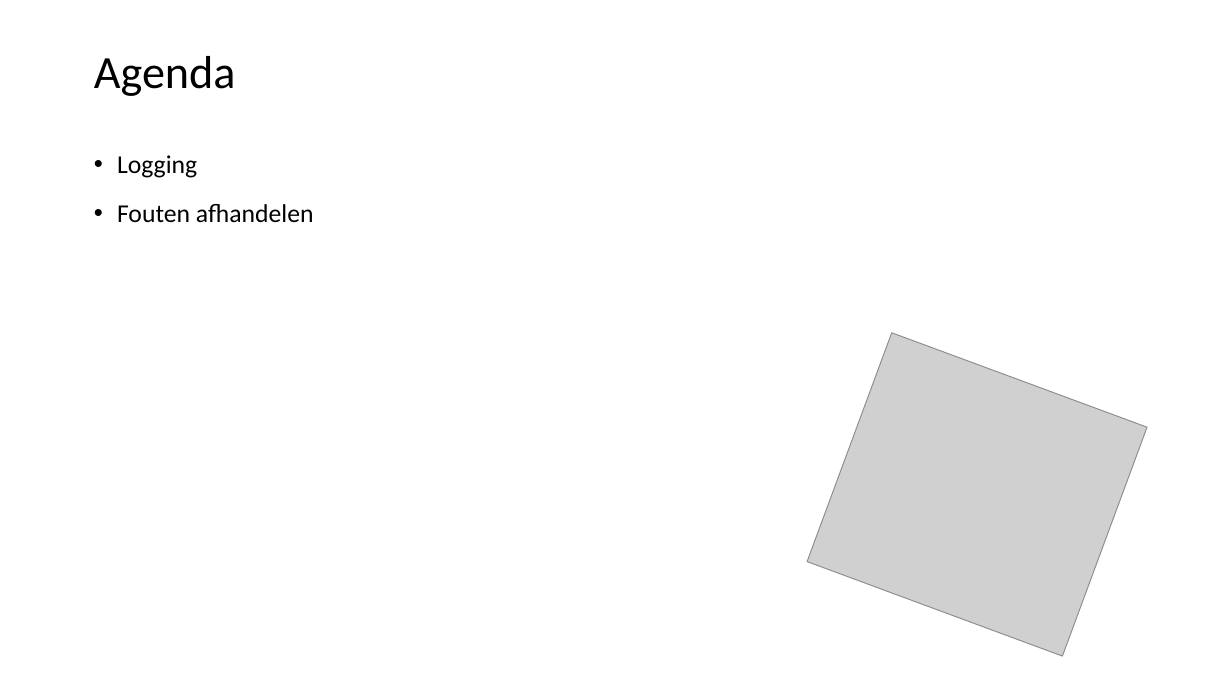
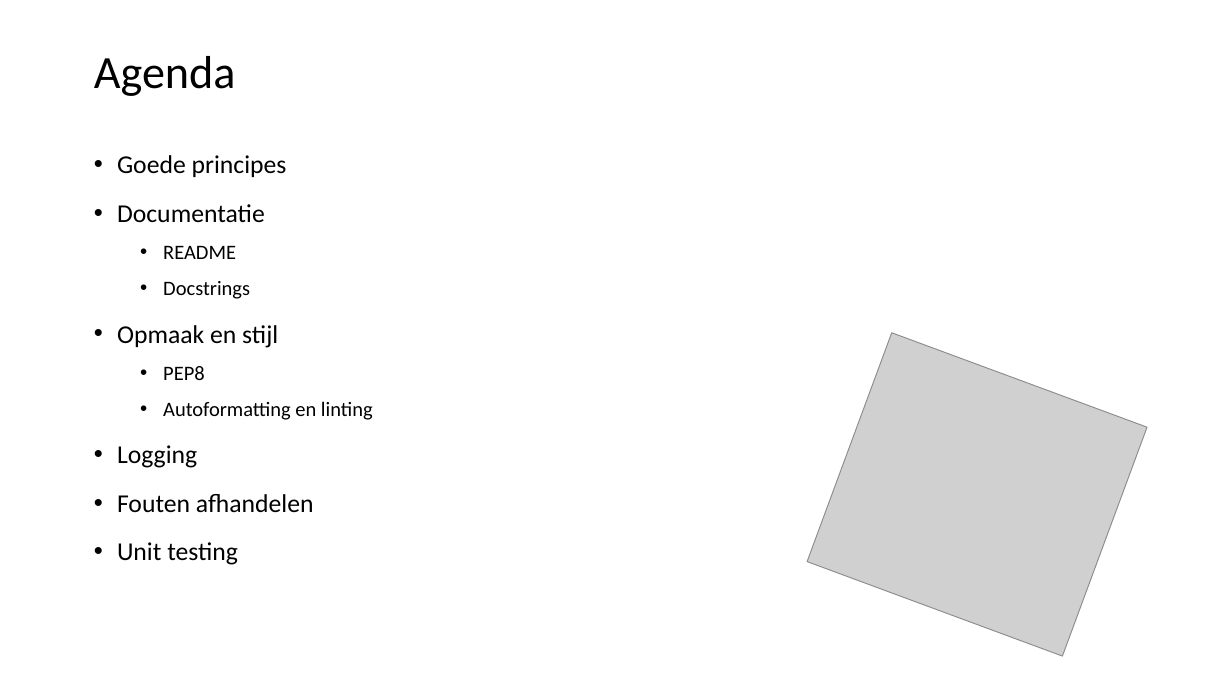
Before and after one commit to LFKoning/knowledge-sharing, a slide deck: slide 2 of python_trainees/2_style_logging_error_handling/python_traineeship_2.pptx. Drawn at 1232x693 pixels with LibreOffice and Linux fonts; fonts in the diff are those of the drawing; grey boxes stand for pictures. Boxes give left, top, right and bottom in pixels: in the first picture for what was removed or moved away, otherwise in the second. Text is boxed around its words. In the diff, an @@ line names an element or a change of style, - is before the commit and + after.

```diff
--- a/python_trainees/2_style_logging_error_handling/python_traineeship_2.pptx
+++ b/python_trainees/2_style_logging_error_handling/python_traineeship_2.pptx
@@ text at bbox=[117, 155, 373, 420]: paragraphs added @@
+• Goede principes
+• Documentatie
+  • README
+  • Docstrings
+• Opmaak en stijl
+  • PEP8
+  • Autoformatting en linting
@@ text at bbox=[117, 542, 238, 565]: paragraph added @@
+• Unit testing
```
Also in this commit, not shown: 11 slides added, 1 other file.
